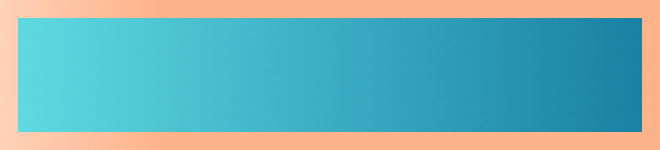
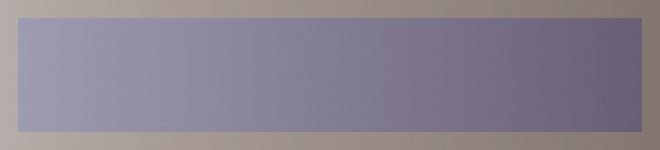
The second 660px x 150px image is a revision of the first. Changes to its layers:
hid "Base #3" over [18, 18, 642, 132]
hid "Frame" over [0, 0, 660, 150]
added layer "Base" (84%) above "Base #4" over [0, 0, 660, 150]
added layer "Base #4" above "Frame copy" over [18, 18, 642, 132]
added layer "Frame copy" over [0, 0, 660, 150]
